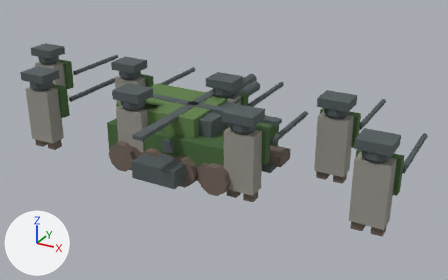
The glTF model Content/Warfront/Models/WarfrontEquipment.glb: old version first, new version second.
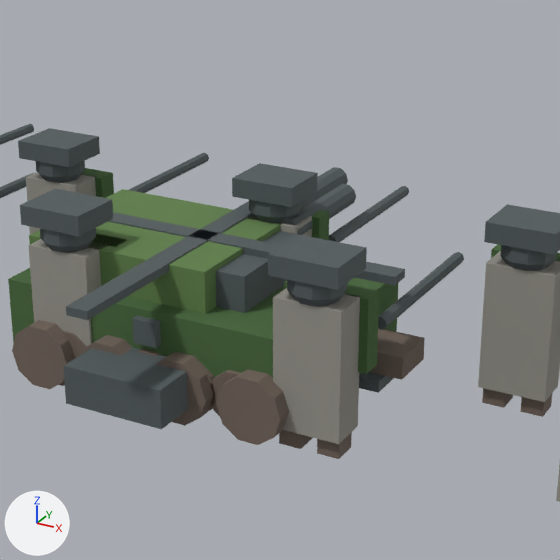
There are two pictures of each version: one whole from a 50 mm camera at (245.0, -395.0, 219.0) aimed at (15.0, 23.0, 10.0), one close up on the part from 23% to 78% of the width and 0% to 88% of the height. Arrows for +X, +Y and +Z are at lower left; the lights stay in place. The older version's two pictures come first.

Objects in the first close-up: 'CzechAPC', 'CzechAircraft', 'CzechHelicopter', 'CzechWeapons', 'Soldiers', 'Tanks'.
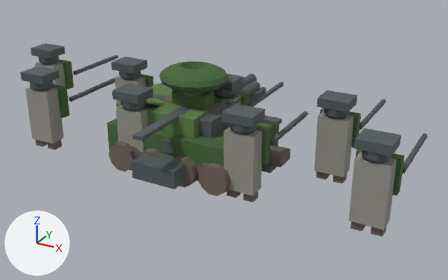
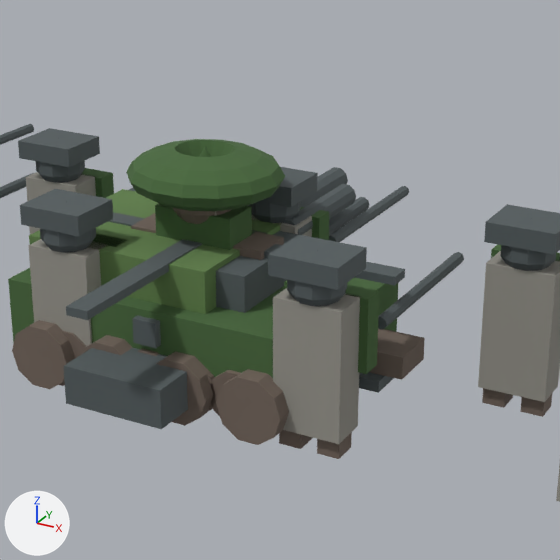
Changed parts and their boxes [x1, y1, x2, y2] in the close-ups (560 x 560 px):
```json
{"object": "CzechOperator", "change": "added", "after": [126, 139, 369, 260], "faces in mat_leaves_dark (dark green #48693c)": [126, 139, 285, 250], "faces in mat_roof (brown #73655b)": [131, 208, 284, 260], "faces in mat_metal (dark grey #525b5d)": [252, 197, 369, 235]}
```

The change, as JSON lines over the scene's bpy script:
```json
{"op": "add", "block": "me_czechoperator", "code": ["me_czechoperator = bpy.data.meshes.new('CzechOperator')", "me_czechoperator.from_pydata(...)  # 310 vertices, 564 faces; spans x -28.0..28.0, y -23.3..92.0, z -9.0..79.0", "# faces by material slot: [208, 12, 220, 76, 24, 12, 12]", "me_czechoperator.materials.append(mat_leaves_dark)  # dark green #48693c", "me_czechoperator.materials.append(mat_concrete)  # grey #97958d", "me_czechoperator.materials.append(mat_roof)  # brown #73655b", "me_czechoperator.materials.append(mat_metal)  # dark grey #525b5d", "me_czechoperator.materials.append(mat_leaves_light)  # green #61814b", "me_czechoperator.materials.append(mat_window)  # dark cyan #2c3c42", "me_czechoperator.materials.append(mat_bark)  # brown #6f5740"]}
{"op": "add", "block": "ob_czechoperator", "code": ["ob_czechoperator = bpy.data.objects.new('CzechOperator', me_czechoperator)", "ob_czechoperator.location = (0.0, 0.0, 0.0)"]}
```
